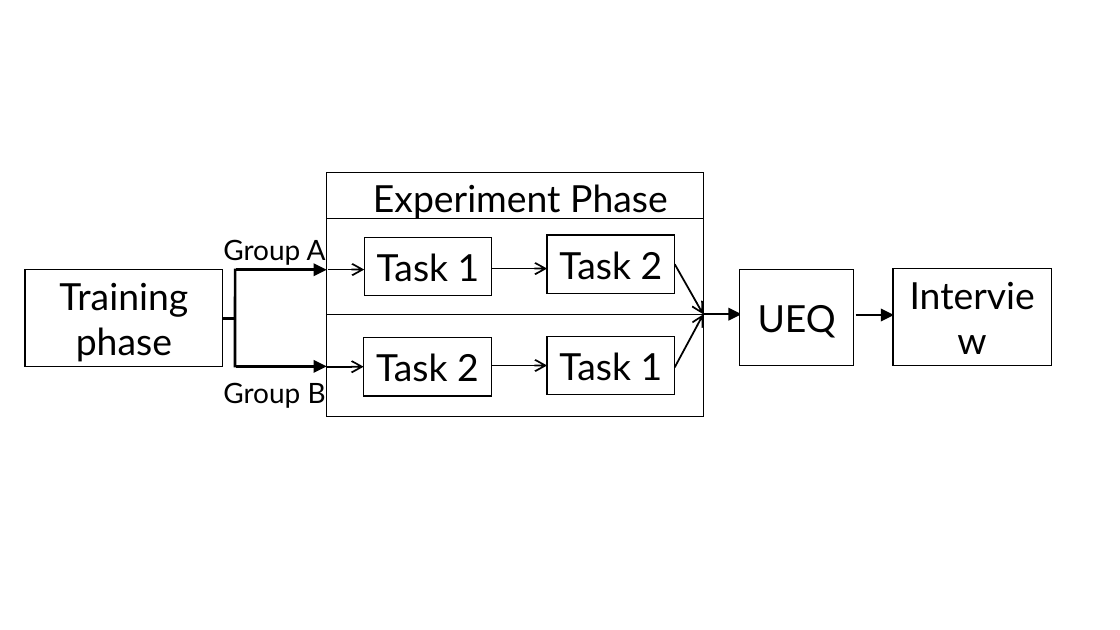
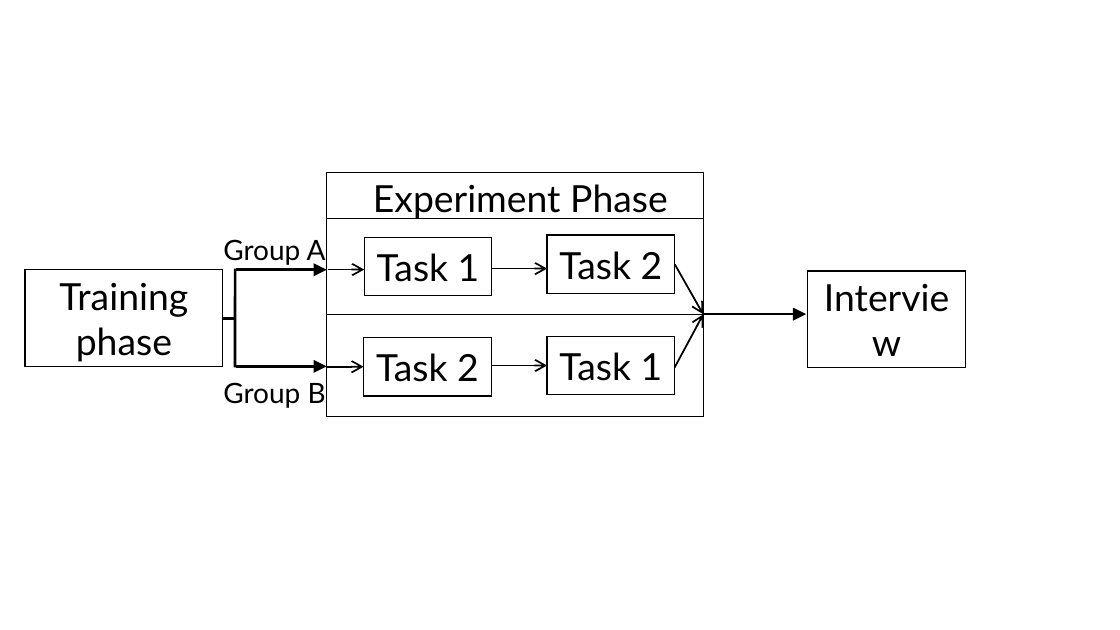
Before and after one commit to IlyaFilippov/Paper_Images, a slide deck: slide 1 of Main_Study/Ablauf.pptx (slide 2 before the commit). Drawn at 1120x630 pixels with LibreOffice and Linux fonts; fonts in the diff are those of the drawing. Boxes give left, top, right and bottom in pixels: in the first picture for what was removed or moved away, otherwise in the second. Text is boxed around its words. In the diff, an @@ line names an element or a change of style, - is before the commit and + after.

```diff
--- a/Main_Study/Ablauf.pptx
+++ b/Main_Study/Ablauf.pptx
@@ rectangle removed at [740, 270, 854, 365] @@
-UEQ
@@ rectangle "Interview": place and size @@
-rectangle "Interview" at [893, 269, 1051, 365]
+rectangle "Interview" at [807, 271, 965, 368]
@@ arrow moved from (703, 314) - (742, 314) to (703, 314) - (807, 314) @@
@@ arrow removed from (856, 315) to (894, 315) @@
```
Also in this commit, not shown: 1 slide removed, 1 other file.
